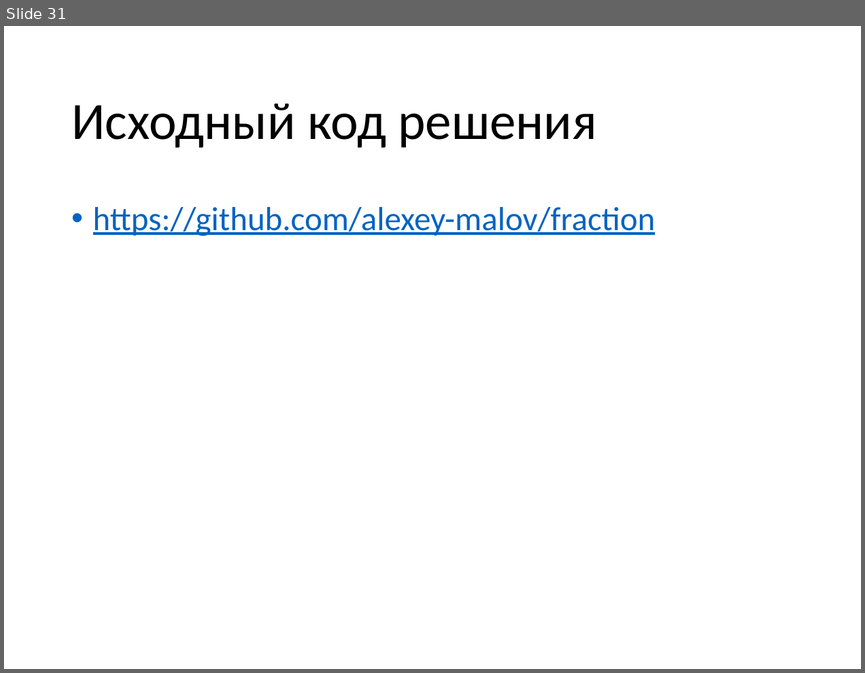
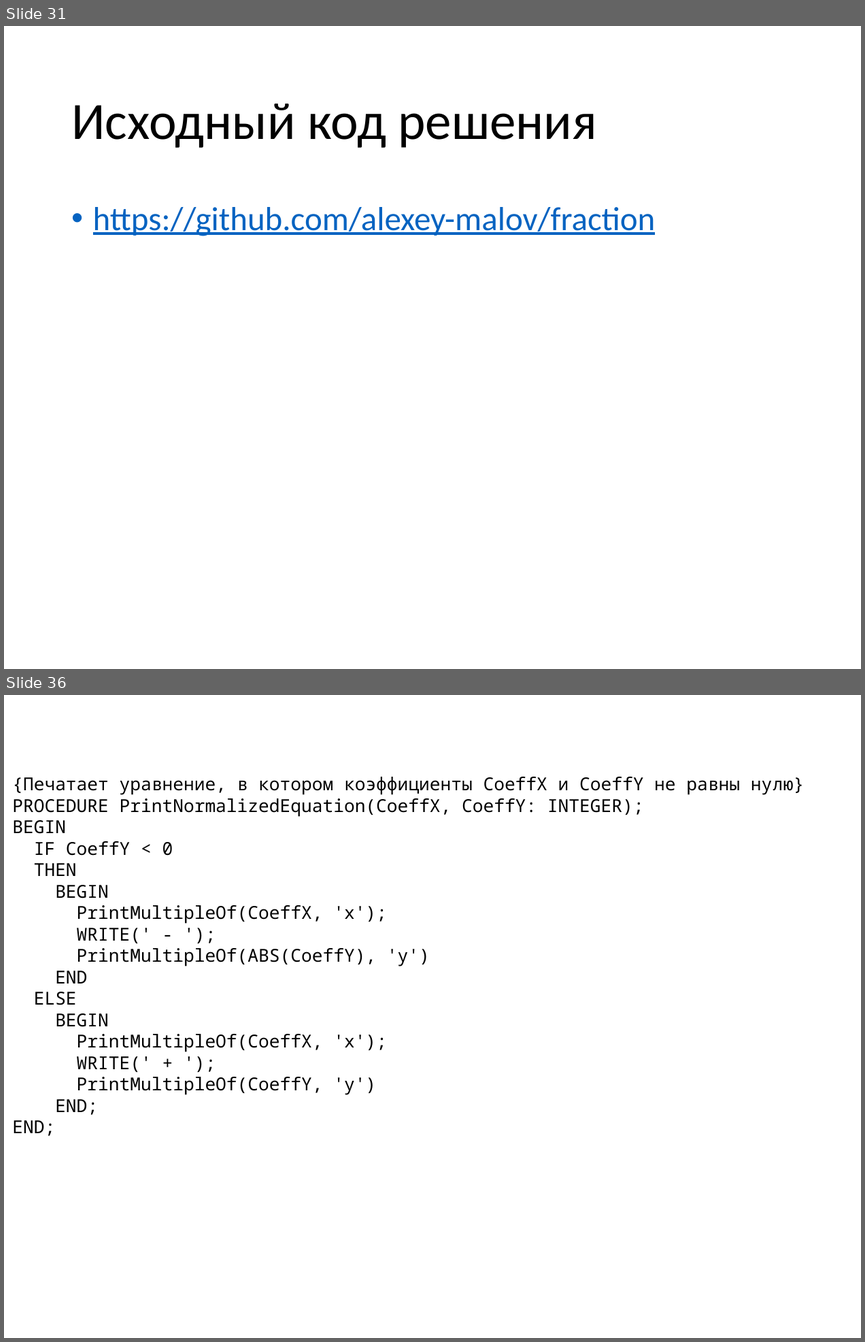
Before and after one commit to alexey-malov/fraction, a slide deck: Explanation.pptx. Shown one above the other, each under a label of ours: slide 31 before the commit, slides 31 and 36 after it; the slides between them are not shown. The pictures are 865x673 and 865x1342 pixels, drawn with LibreOffice and Linux fonts; fonts in the diff are those of the drawing. Boxes give left, top, right and bottom in pixels: in the first picture for what was removed or moved away, otherwise in the second. Text is boxed around its words. In the diff, an @@ line names an element or a change of style, - is before the commit and + after.

```diff
--- a/Explanation.pptx
+++ b/Explanation.pptx
@@ slide 36 added at (x1=4, y1=695, x2=861, y2=1338), background #FFFFFF @@
@@ text added at (x1=12, y1=777, x2=804, y2=1136), 15 pt, text #000000 @@
+{Печатает уравнение, в котором коэффициенты CoeffX и CoeffY не равны нулю}
+PROCEDURE PrintNormalizedEquation(CoeffX, CoeffY: INTEGER);
+BEGIN
+IF CoeffY < 0
+THEN
+BEGIN
+PrintMultipleOf(CoeffX, 'x');
+WRITE(' - ');
+PrintMultipleOf(ABS(CoeffY), 'y')
+END
+ELSE
+BEGIN
+PrintMultipleOf(CoeffX, 'x');
+WRITE(' + ');
+PrintMultipleOf(CoeffY, 'y')
+END;
+END;
```
Also in this commit, not shown: 1 slide changed, 10 other slides added.
